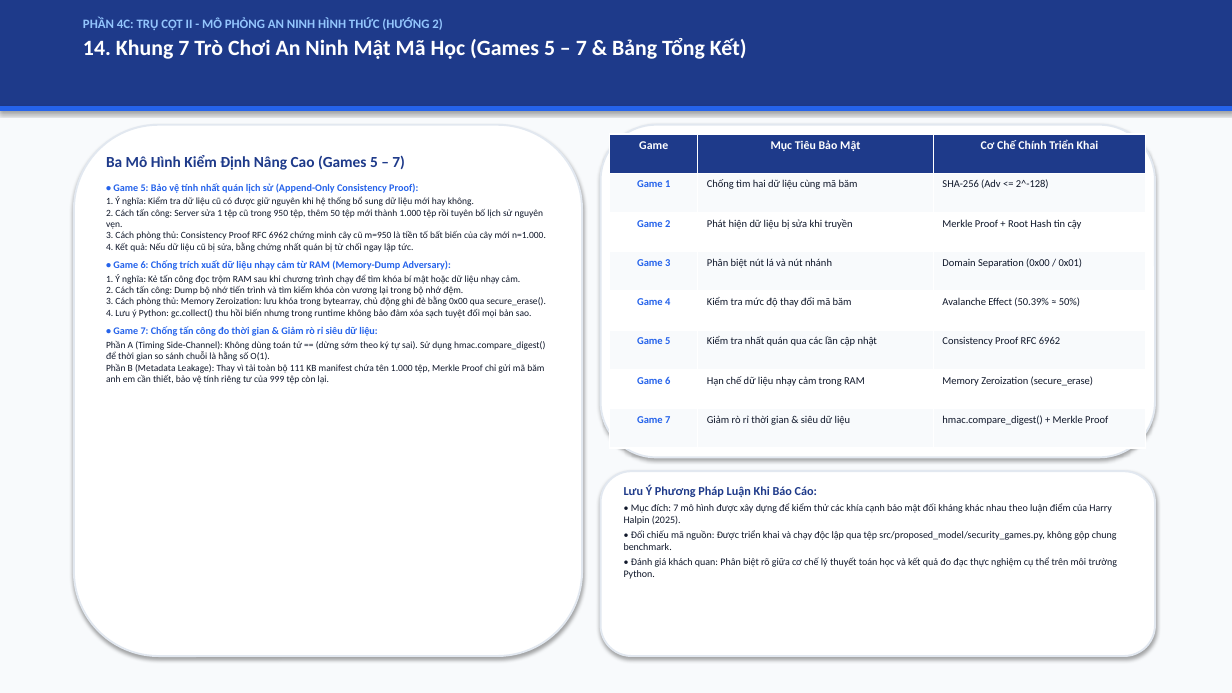
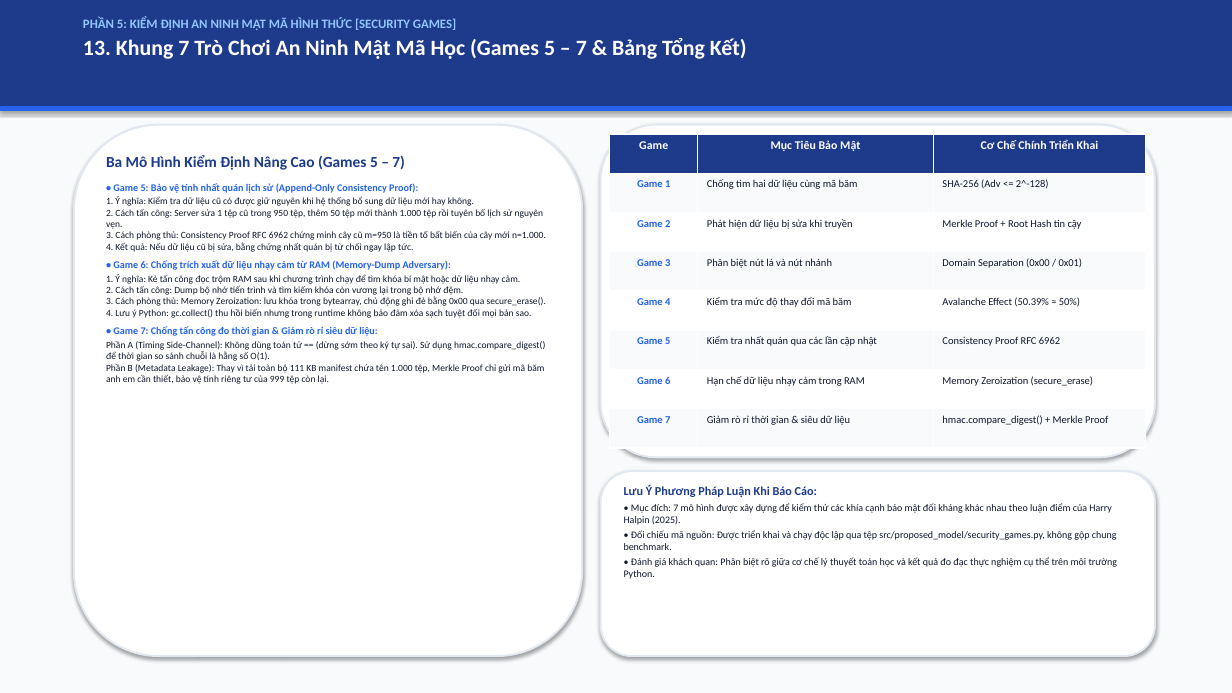
Before and after one commit to kietvo5924/ATBMHTTT_DT005_FileIntegrity, a slide deck: slide 14 of docs/Bao_Cao_Giua_Ky_DT05.pptx (slide 15 before the commit). Drawn at 1232x693 pixels with LibreOffice and Linux fonts; fonts in the diff are those of the drawing. Boxes give left, top, right and bottom in pixels: in the first picture for what was removed or moved away, otherwise in the second. Text is boxed around its words. In the diff, an @@ line names an element or a change of style, - is before the commit and + after.

```diff
--- a/docs/Bao_Cao_Giua_Ky_DT05.pptx
+++ b/docs/Bao_Cao_Giua_Ky_DT05.pptx
@@ text at [83,17,747,59]: text changed @@
-PHẦN 4C: TRỤ CỘT II - MÔ PHỎNG AN NINH HÌNH THỨC (HƯỚNG 2)
-14. Khung 7 Trò Chơi An Ninh Mật Mã Học (Games 5 – 7 & Bảng Tổng Kết)
+PHẦN 5: KIỂM ĐỊNH AN NINH MẬT MÃ HÌNH THỨC [SECURITY GAMES]
+13. Khung 7 Trò Chơi An Ninh Mật Mã Học (Games 5 – 7 & Bảng Tổng Kết)
```
Also in this commit, not shown: 13 other slides changed, 4 slides added, 4 slides removed, 6 other files.
